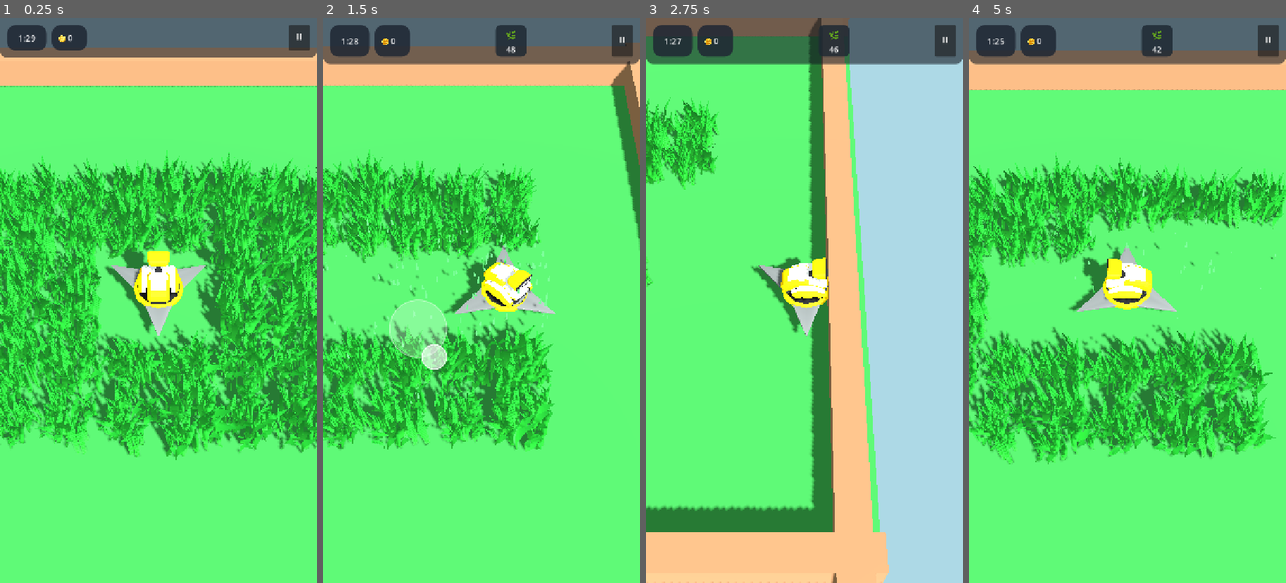
Above: before the commit, frames 1-4 (left to right).
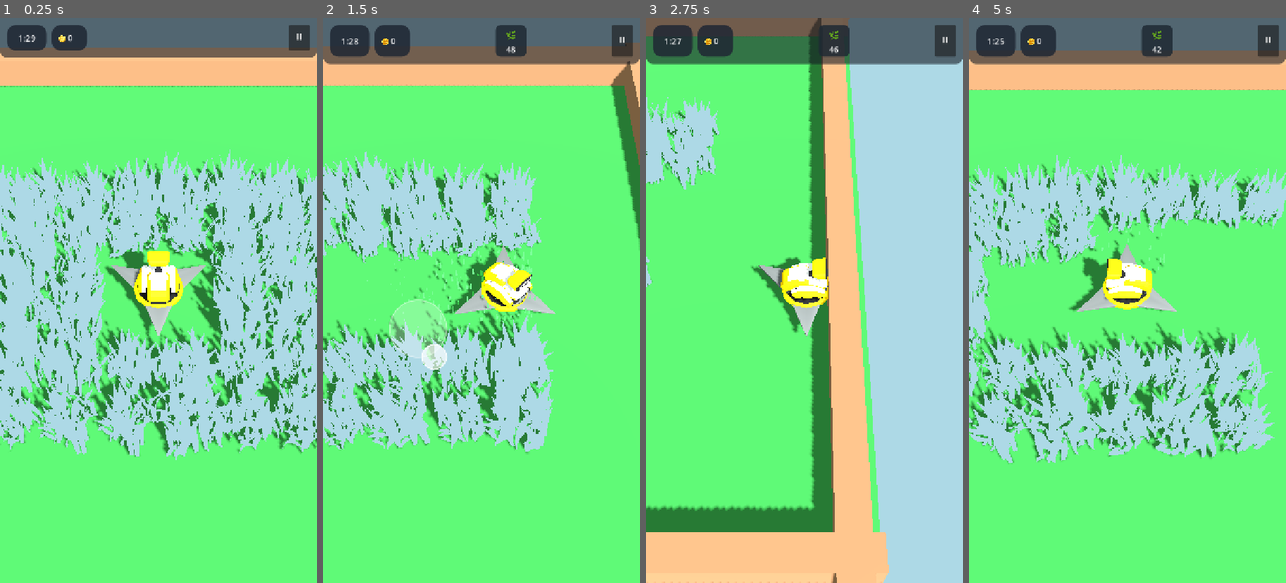
Above: after the commit, the same moments.

Repository: rogerbif/grass-cut-bot
Game: Godot game, scene res://scenes/main.tscn
Two runs of this game, one before a commit and one after it. Both use one fixed random seed, a clock stepped at 60 frames per second and the inputs below.
Inputs (mouse positions are in pixels of both pictures, inside the frame that each line leads up to):
- Up to frame 1 (0.25 s): no input
- Up to frame 2 (1.5 s): move the mouse to (551, 272) at 0.52 s; hold Right (ui_right) 0.53-1.25 s; click (551, 272) at 0.67 s; drag from (418, 328) to (465, 413) at 1.27 s
- Up to frame 3 (2.75 s): move the mouse to (836, 176) at 2.02 s; hold Right (ui_right) from 2.03 s (still down)
- Up to frame 4 (5 s): release Right (ui_right) at 2.75 s; drag from (1111, 413) to (1032, 215) at 2.77 s; move the mouse to (1222, 385) at 3.52 s; hold Left (ui_left) 3.53-4.25 s; drag from (1032, 215) to (1079, 159) at 4.27 s

The runs differ from the first frame. In frame 1, 38% of the frame differs, in the area x 0-100%, y 23-79%; in frame 2, 22%; in frame 3, 2.5%; in frame 4, 26%.

Commit message:
feat(vegetation): ancoragem estrita da base das folhas e calibracao de particulas [v0.4.6]

Diff:
--- a/project.godot
+++ b/project.godot
@@ -11,7 +11,7 @@
 [application]
 
 config/name="Grass Cut Bot"
-config/version="0.4.5"
+config/version="0.4.6"
 run/main_scene="res://scenes/main.tscn"
 config/features=PackedStringArray("4.7", "Mobile")
 config/icon="res://icon.svg"
--- a/scenes/plants/grass_blue.tscn
+++ b/scenes/plants/grass_blue.tscn
@@ -15,7 +15,7 @@
 albedo_color = Color(0.2, 0.65, 0.95, 1)
 
 [sub_resource type="Curve" id="Curve_scale"]
-_data = [Vector2(0, 0.8), 0.0, 0.0, 0, 0, Vector2(0.15, 1), 0.0, 0.0, 0, 0, Vector2(0.7, 1), 0.0, 0.0, 0, 0, Vector2(1, 0), -3.0, 0.0, 0, 0]
+_data = [Vector2(0, 0.8), 0.0, 0.0, 0, 0, Vector2(0.15, 1), 0.0, 0.0, 0, 0, Vector2(0.65, 1), 0.0, 0.0, 0, 0, Vector2(1, 0), -3.0, 0.0, 0, 0]
 point_count = 4
 
 [node name="GrassBlue" type="Node3D" groups=["plants"]]
@@ -44,16 +44,16 @@
 transform = Transform3D(1, 0, 0, 0, 1, 0, 0, 0, 1, 0, 0.2, 0)
 material_override = SubResource("StandardMaterial3D_particle")
 emitting = false
-amount = 20
-lifetime = 0.85
+amount = 30
+lifetime = 0.65
 one_shot = true
 explosiveness = 0.92
 mesh = ExtResource("4_leaf_mesh")
 direction = Vector3(0, 1, 0)
-spread = 50.0
-gravity = Vector3(0, -9.8, 0)
-initial_velocity_min = 3.8
-initial_velocity_max = 5.6
+spread = 32.0
+gravity = Vector3(0, -10.5, 0)
+initial_velocity_min = 2.4
+initial_velocity_max = 3.8
 angular_velocity_min = 180.0
 angular_velocity_max = 540.0
 angle_min = 0.0
--- a/scenes/plants/grass_green.tscn
+++ b/scenes/plants/grass_green.tscn
@@ -15,7 +15,7 @@
 albedo_color = Color(0.25, 0.75, 0.3, 1)
 
 [sub_resource type="Curve" id="Curve_scale"]
-_data = [Vector2(0, 0.8), 0.0, 0.0, 0, 0, Vector2(0.15, 1), 0.0, 0.0, 0, 0, Vector2(0.7, 1), 0.0, 0.0, 0, 0, Vector2(1, 0), -3.0, 0.0, 0, 0]
+_data = [Vector2(0, 0.8), 0.0, 0.0, 0, 0, Vector2(0.15, 1), 0.0, 0.0, 0, 0, Vector2(0.65, 1), 0.0, 0.0, 0, 0, Vector2(1, 0), -3.0, 0.0, 0, 0]
 point_count = 4
 
 [node name="GrassGreen" type="Node3D" groups=["plants"]]
@@ -44,16 +44,16 @@
 transform = Transform3D(1, 0, 0, 0, 1, 0, 0, 0, 1, 0, 0.2, 0)
 material_override = SubResource("StandardMaterial3D_particle")
 emitting = false
-amount = 20
-lifetime = 0.85
+amount = 30
+lifetime = 0.65
 one_shot = true
 explosiveness = 0.92
 mesh = ExtResource("4_leaf_mesh")
 direction = Vector3(0, 1, 0)
-spread = 50.0
-gravity = Vector3(0, -9.8, 0)
-initial_velocity_min = 3.8
-initial_velocity_max = 5.6
+spread = 32.0
+gravity = Vector3(0, -10.5, 0)
+initial_velocity_min = 2.4
+initial_velocity_max = 3.8
 angular_velocity_min = 180.0
 angular_velocity_max = 540.0
 angle_min = 0.0
--- a/scenes/plants/grass_purple.tscn
+++ b/scenes/plants/grass_purple.tscn
@@ -15,7 +15,7 @@
 albedo_color = Color(0.68, 0.25, 0.95, 1)
 
 [sub_resource type="Curve" id="Curve_scale"]
-_data = [Vector2(0, 0.8), 0.0, 0.0, 0, 0, Vector2(0.15, 1), 0.0, 0.0, 0, 0, Vector2(0.7, 1), 0.0, 0.0, 0, 0, Vector2(1, 0), -3.0, 0.0, 0, 0]
+_data = [Vector2(0, 0.8), 0.0, 0.0, 0, 0, Vector2(0.15, 1), 0.0, 0.0, 0, 0, Vector2(0.65, 1), 0.0, 0.0, 0, 0, Vector2(1, 0), -3.0, 0.0, 0, 0]
 point_count = 4
 
 [node name="GrassPurple" type="Node3D" groups=["plants"]]
@@ -44,16 +44,16 @@
 transform = Transform3D(1, 0, 0, 0, 1, 0, 0, 0, 1, 0, 0.2, 0)
 material_override = SubResource("StandardMaterial3D_particle")
 emitting = false
-amount = 20
-lifetime = 0.85
+amount = 30
+lifetime = 0.65
 one_shot = true
 explosiveness = 0.92
 mesh = ExtResource("4_leaf_mesh")
 direction = Vector3(0, 1, 0)
-spread = 50.0
-gravity = Vector3(0, -9.8, 0)
-initial_velocity_min = 3.8
-initial_velocity_max = 5.6
+spread = 32.0
+gravity = Vector3(0, -10.5, 0)
+initial_velocity_min = 2.4
+initial_velocity_max = 3.8
 angular_velocity_min = 180.0
 angular_velocity_max = 540.0
 angle_min = 0.0
--- a/scenes/plants/grass_tuft.tscn
+++ b/scenes/plants/grass_tuft.tscn
@@ -15,7 +15,7 @@
 albedo_color = Color(0.25, 0.75, 0.3, 1)
 
 [sub_resource type="Curve" id="Curve_scale"]
-_data = [Vector2(0, 0.8), 0.0, 0.0, 0, 0, Vector2(0.15, 1), 0.0, 0.0, 0, 0, Vector2(0.7, 1), 0.0, 0.0, 0, 0, Vector2(1, 0), -3.0, 0.0, 0, 0]
+_data = [Vector2(0, 0.8), 0.0, 0.0, 0, 0, Vector2(0.15, 1), 0.0, 0.0, 0, 0, Vector2(0.65, 1), 0.0, 0.0, 0, 0, Vector2(1, 0), -3.0, 0.0, 0, 0]
 point_count = 4
 
 [node name="GrassTuft" type="Node3D" groups=["plants"]]
@@ -44,16 +44,16 @@
 transform = Transform3D(1, 0, 0, 0, 1, 0, 0, 0, 1, 0, 0.2, 0)
 material_override = SubResource("StandardMaterial3D_particle")
 emitting = false
-amount = 20
-lifetime = 0.85
+amount = 30
+lifetime = 0.65
 one_shot = true
 explosiveness = 0.92
 mesh = ExtResource("4_leaf_mesh")
 direction = Vector3(0, 1, 0)
-spread = 50.0
-gravity = Vector3(0, -9.8, 0)
-initial_velocity_min = 3.8
-initial_velocity_max = 5.6
+spread = 32.0
+gravity = Vector3(0, -10.5, 0)
+initial_velocity_min = 2.4
+initial_velocity_max = 3.8
 angular_velocity_min = 180.0
 angular_velocity_max = 540.0
 angle_min = 0.0
--- a/scenes/plants/grass_yellow.tscn
+++ b/scenes/plants/grass_yellow.tscn
@@ -15,7 +15,7 @@
 albedo_color = Color(0.95, 0.78, 0.15, 1)
 
 [sub_resource type="Curve" id="Curve_scale"]
-_data = [Vector2(0, 0.8), 0.0, 0.0, 0, 0, Vector2(0.15, 1), 0.0, 0.0, 0, 0, Vector2(0.7, 1), 0.0, 0.0, 0, 0, Vector2(1, 0), -3.0, 0.0, 0, 0]
+_data = [Vector2(0, 0.8), 0.0, 0.0, 0, 0, Vector2(0.15, 1), 0.0, 0.0, 0, 0, Vector2(0.65, 1), 0.0, 0.0, 0, 0, Vector2(1, 0), -3.0, 0.0, 0, 0]
 point_count = 4
 
 [node name="GrassYellow" type="Node3D" groups=["plants"]]
@@ -44,16 +44,16 @@
 transform = Transform3D(1, 0, 0, 0, 1, 0, 0, 0, 1, 0, 0.2, 0)
 material_override = SubResource("StandardMaterial3D_particle")
 emitting = false
-amount = 20
-lifetime = 0.85
+amount = 30
+lifetime = 0.65
 one_shot = true
 explosiveness = 0.92
 mesh = ExtResource("4_leaf_mesh")
 direction = Vector3(0, 1, 0)
-spread = 50.0
-gravity = Vector3(0, -9.8, 0)
-initial_velocity_min = 3.8
-initial_velocity_max = 5.6
+spread = 32.0
+gravity = Vector3(0, -10.5, 0)
+initial_velocity_min = 2.4
+initial_velocity_max = 3.8
 angular_velocity_min = 180.0
 angular_velocity_max = 540.0
 angle_min = 0.0
--- a/shaders/interactive_grass.gdshader
+++ b/shaders/interactive_grass.gdshader
@@ -20,14 +20,14 @@
 	// Converte para coordenadas globais de mundo
 	vec3 world_vert = (MODEL_MATRIX * vec4(VERTEX, 1.0)).xyz;
 
-	// Fator de altura: a base da planta fica firme no chão e a ponta se curva
-	float height_factor = clamp(1.0 - UV.y, 0.0, 1.0);
-	if (height_factor < 0.05 && VERTEX.y > 0.0) {
-		height_factor = clamp(VERTEX.y / 0.6, 0.0, 1.0);
-	}
+	// Altura normalizada da folha: 0.0 na raiz até 1.0 na ponta
+	float h = clamp(1.0 - UV.y, 0.0, 1.0);
 
-	// Curvatura elástica não-linear: base ancorada e ponta arqueada
-	float bend_factor = pow(height_factor, 1.8);
+	// A base da folha fica 100% estática, agindo rigorosamente como uma dobradiça/eixo na raiz.
+	// Vértices abaixo de 5% de altura possuem deslocamento rigorosamente zero.
+	float bend_factor = smoothstep(0.05, 1.0, h);
+	// Curva quadrática não-linear: flexão concentrada do meio para a ponta
+	bend_factor = bend_factor * bend_factor;
 
 	// Identificação e parâmetros individuais de cada folha (via COLOR assado no Blender)
 	float blade_phase = 0.0;
@@ -57,7 +57,7 @@
 	// 2. Respiração suave para frente e para trás com frequência secundária
 	float sway_fwd = cos(TIME * (wind_speed * blade_freq * 0.65) + blade_phase * 1.4) * 0.35;
 
-	// Deslocamento pendular individual da folha
+	// Deslocamento pendular individual da folha ancorado na base
 	vec3 leaf_sway = (dir_side * sway_side + dir_fwd * sway_fwd) * (wind_strength * bend_factor);
 
 	// Brisa global sutil para coerência de campo
@@ -66,6 +66,10 @@
 
 	// Aplica balanço suave das folhas
 	VERTEX += leaf_sway + model_breeze;
+
+	// Compensação de arco: ao inclinar horizontalmente em torno da base fixa, o topo desce ligeiramente em Y
+	float sway_displacement = length(leaf_sway.xz);
+	VERTEX.y -= sway_displacement * 0.22;
 
 	// --- Interação com a lâmina do cortador ---
 	vec3 direction = world_vert - cutter_pos;
Not shown, changed: docs/02_entidades_e_mecanicas/SISTEMA_DE_VEGETACAO.md
Not shown, added: docs/historico_melhorias/023_ancoragem_base_folhas_e_calibracao_particulas.md
Not shown, changed: docs/historico_melhorias/INDICE_MELHORIAS.md
